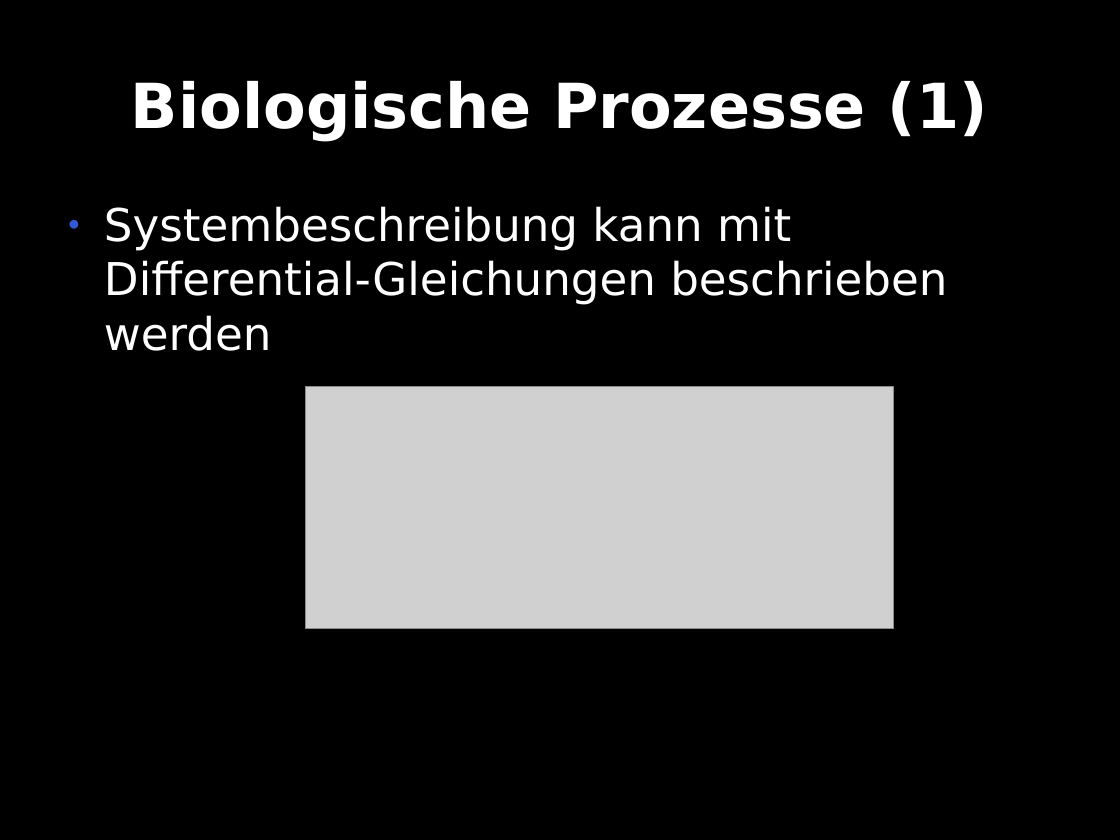
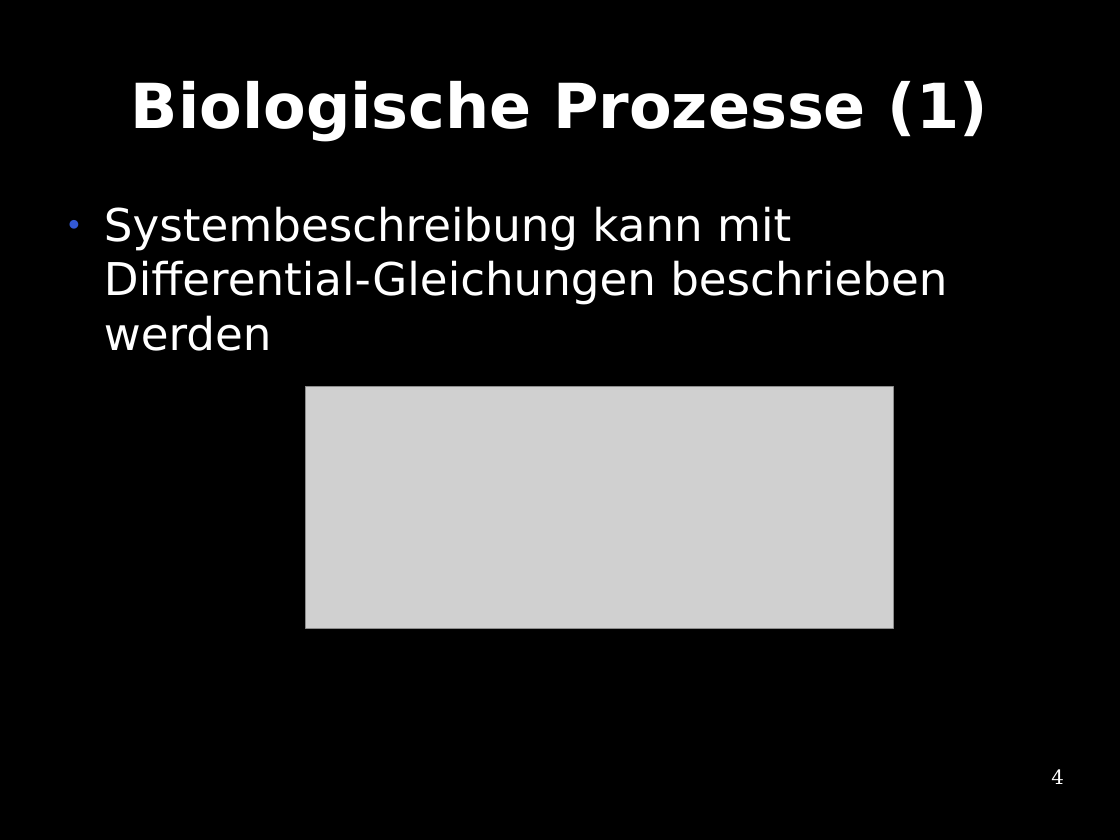
Before and after one commit to te-bachi/SimulationDoc, a slide deck: slide 4 of praesentation/Praesentation.odp. Drawn at 1120x840 pixels with LibreOffice and Linux fonts; fonts in the diff are those of the drawing; grey boxes stand for pictures. Boxes give left, top, right and bottom in pixels: in the first picture for what was removed or moved away, otherwise in the second. Text is boxed around its words. In the diff, an @@ line names an element or a change of style, - is before the commit and + after.

```diff
--- a/praesentation/Praesentation.odp
+++ b/praesentation/Praesentation.odp
@@ page number added at (1051, 769, 1064, 784), 14 pt, text #FFFFFF @@
+4
```
Also in this commit, not shown: 2 other slides changed.
